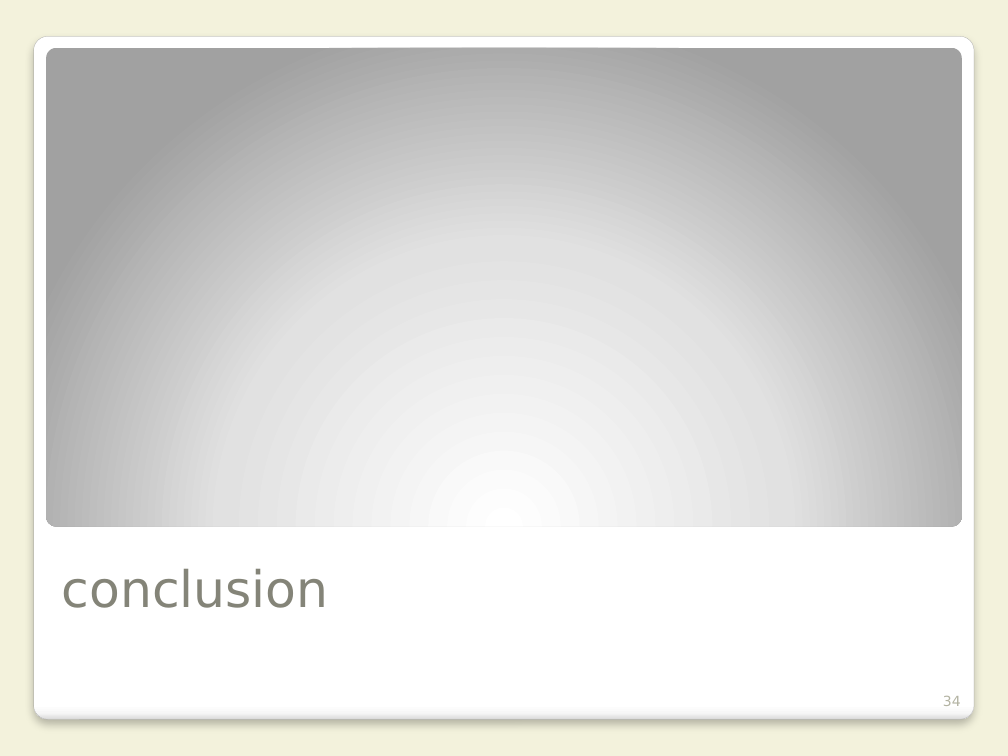
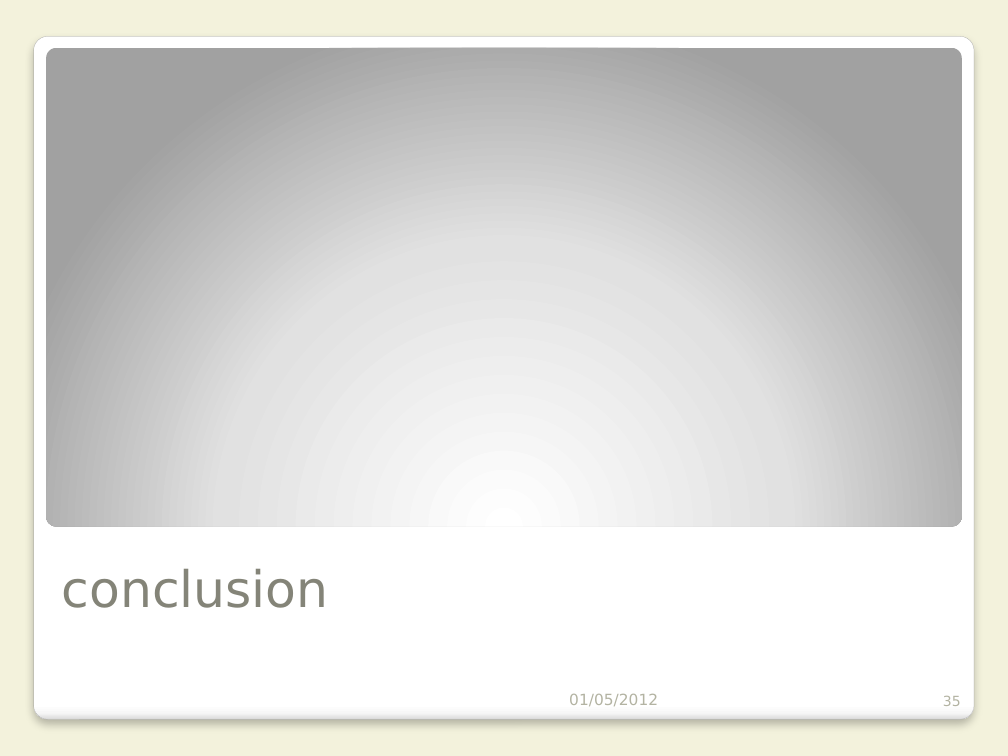
Before and after one commit to Patre/Energy-saving-in-sensors--networks, a slide deck: slide 35 of Redaction/Presentation/pres.pptx (slide 34 before the commit). Drawn at 1008x756 pixels with LibreOffice and Linux fonts; fonts in the diff are those of the drawing. Boxes give left, top, right and bottom in pixels: in the first picture for what was removed or moved away, otherwise in the second. Text is boxed around its words. In the diff, an @@ line names an element or a change of style, - is before the commit and + after.

```diff
--- a/Redaction/Presentation/pres.pptx
+++ b/Redaction/Presentation/pres.pptx
@@ text added at (569,694,658,706), 11 pt, text #B4B3A3 @@
+01/05/2012
@@ page number at (943,696,961,706): text changed @@
-34
+35
```
Also in this commit, not shown: 35 other slides changed, 1 slide added.
